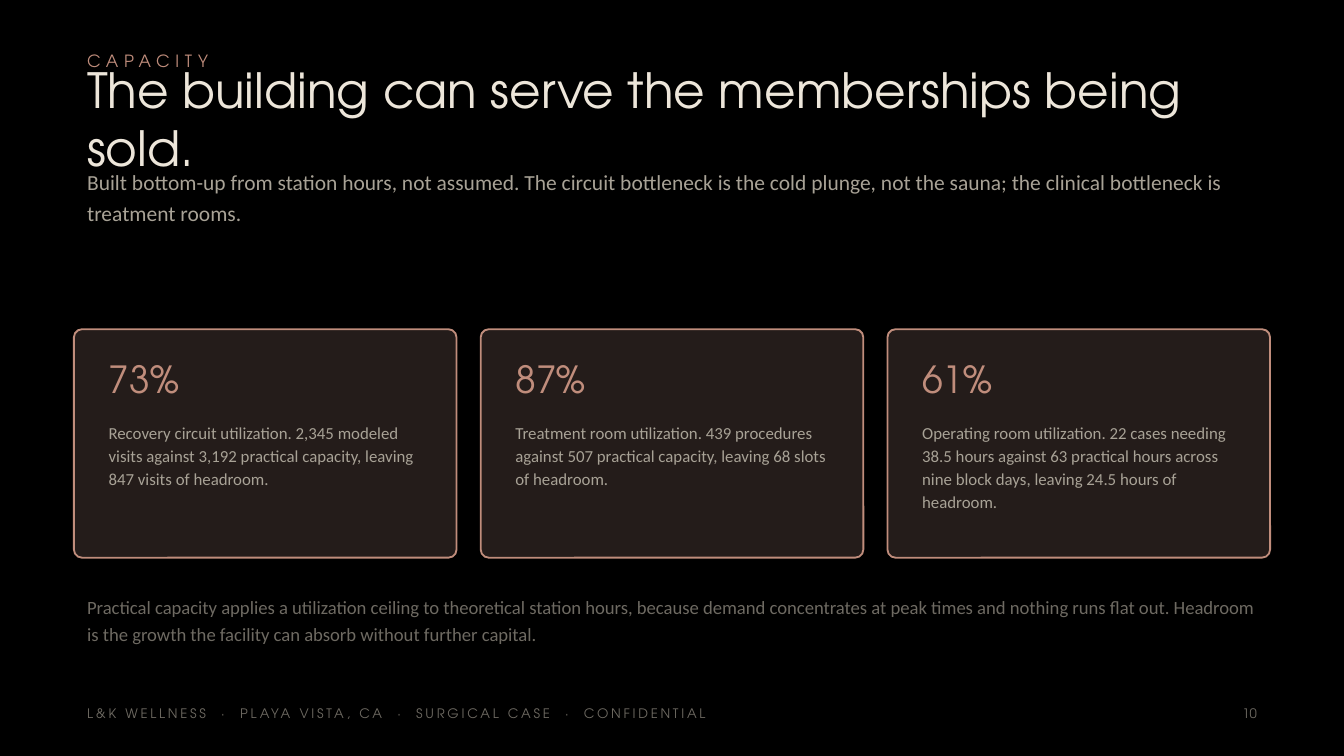
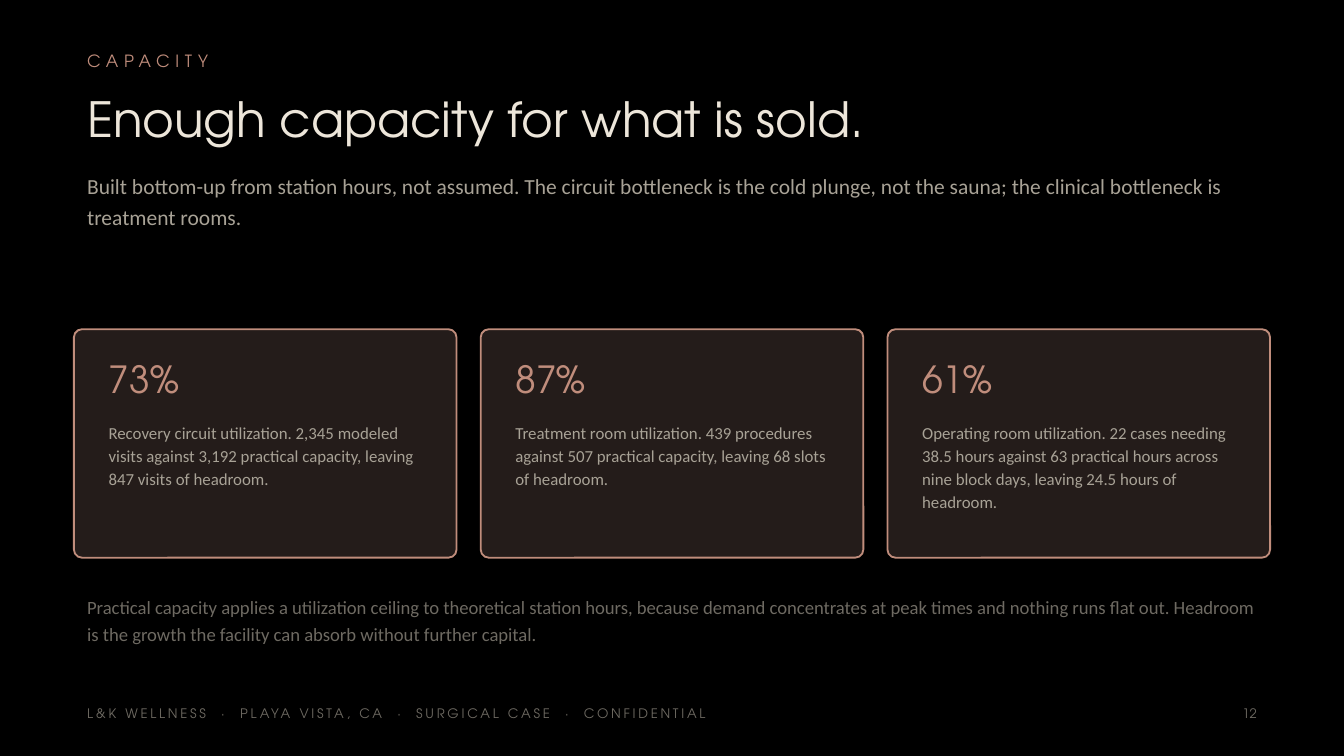
Before and after one commit to apexalpha811/lkwellness_OR, a slide deck: slide 12 of L-K-Wellness-Surgical-5.3M.pptx (slide 10 before the commit). Drawn at 1344x756 pixels with LibreOffice and Linux fonts; fonts in the diff are those of the drawing. Boxes give left, top, right and bottom in pixels: in the first picture for what was removed or moved away, otherwise in the second. Text is boxed around its words. In the diff, an @@ line names an element or a change of style, - is before the commit and + after.

```diff
--- a/L-K-Wellness-Surgical-5.3M.pptx
+++ b/L-K-Wellness-Surgical-5.3M.pptx
@@ text at bbox=[87, 101, 864, 148]: text changed @@
-The building can serve the memberships being sold.
+Enough capacity for what is sold.
@@ text "Built bottom-up from station hours, ..." at bbox=[87, 179, 1221, 225]: vertical alignment middle to top @@
@@ text at bbox=[1242, 708, 1256, 718]: text changed @@
-10
+12
```
Also in this commit, not shown: 35 other slides changed, 6 slides added, 4 other files.
